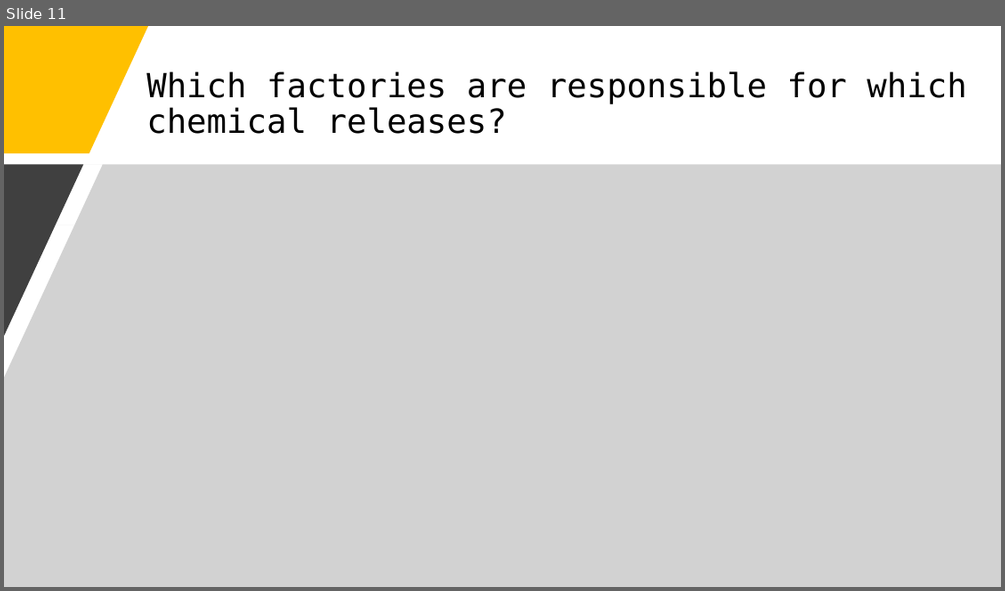
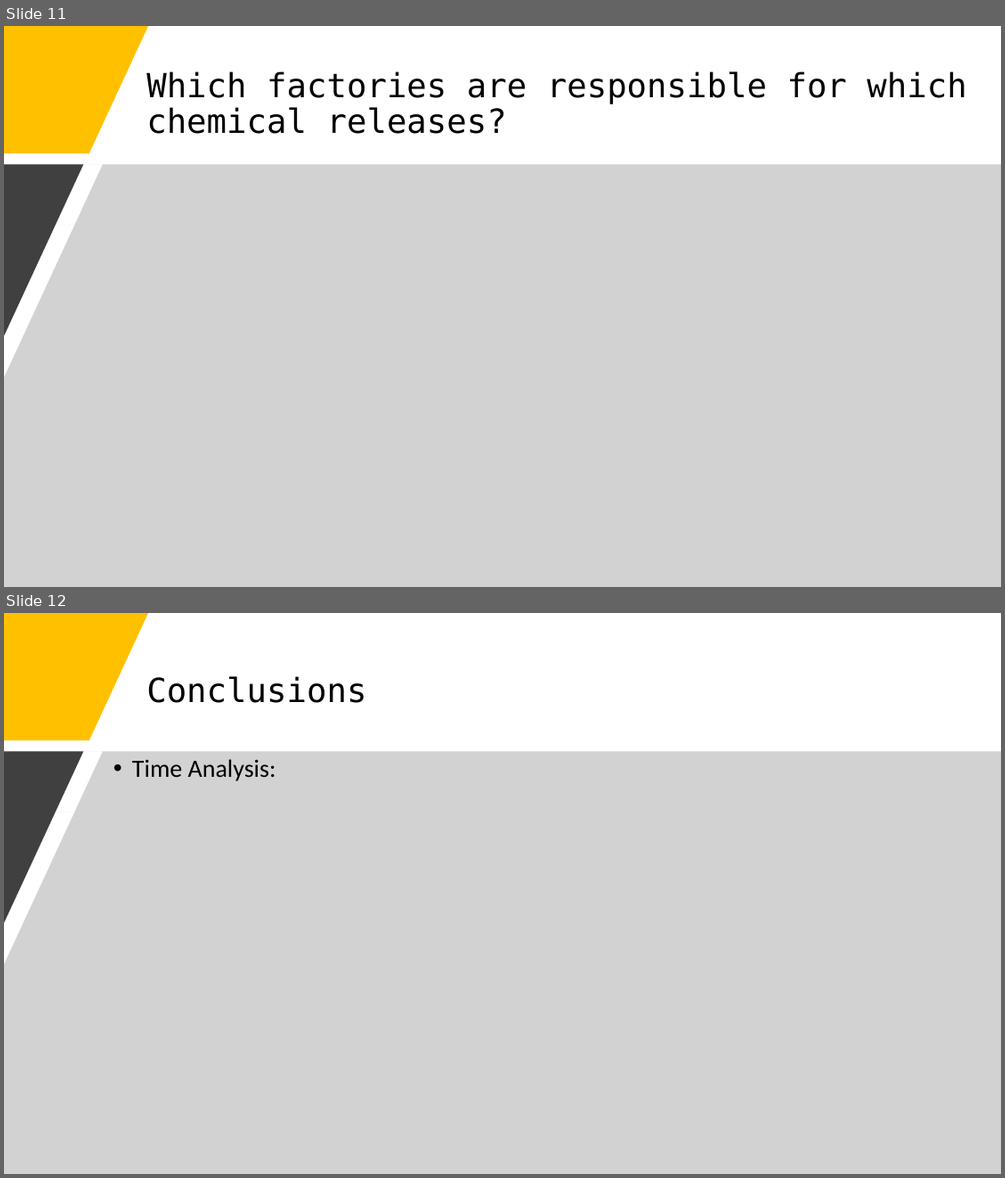
Before and after one commit to j-tice/capstone_final, a slide deck: Capstone Final Project Presentation.pptx. Shown one above the other, each under a label of ours: slide 11 before the commit, slides 11 and 12 after it. The pictures are 1005x591 and 1005x1178 pixels, drawn with LibreOffice and Linux fonts; fonts in the diff are those of the drawing. Boxes give left, top, right and bottom in pixels: in the first picture for what was removed or moved away, otherwise in the second. Text is boxed around its words. In the diff, an @@ line names an element or a change of style, - is before the commit and + after.

```diff
--- a/Capstone Final Project Presentation.pptx
+++ b/Capstone Final Project Presentation.pptx
@@ slide 12 added at box(4, 613, 1001, 1174), background #FFFFFF @@
@@ freeform shape added at box(4, 613, 148, 740), fill #FFC000 @@
@@ title added at box(146, 676, 366, 703), 32 pt, text #000000 @@
+Conclusions
@@ freeform shape added at box(4, 751, 1001, 1174), fill #A6A6A6 at 50% opacity @@
@@ freeform shape added at box(4, 751, 83, 923), fill #404040 @@
@@ text added at box(132, 759, 276, 781), 24 pt, text #000000 @@
+• Time Analysis:
```
Also in this commit, not shown: 2 slides changed, 2 other slides added, 2 slides removed, 2 other files.
